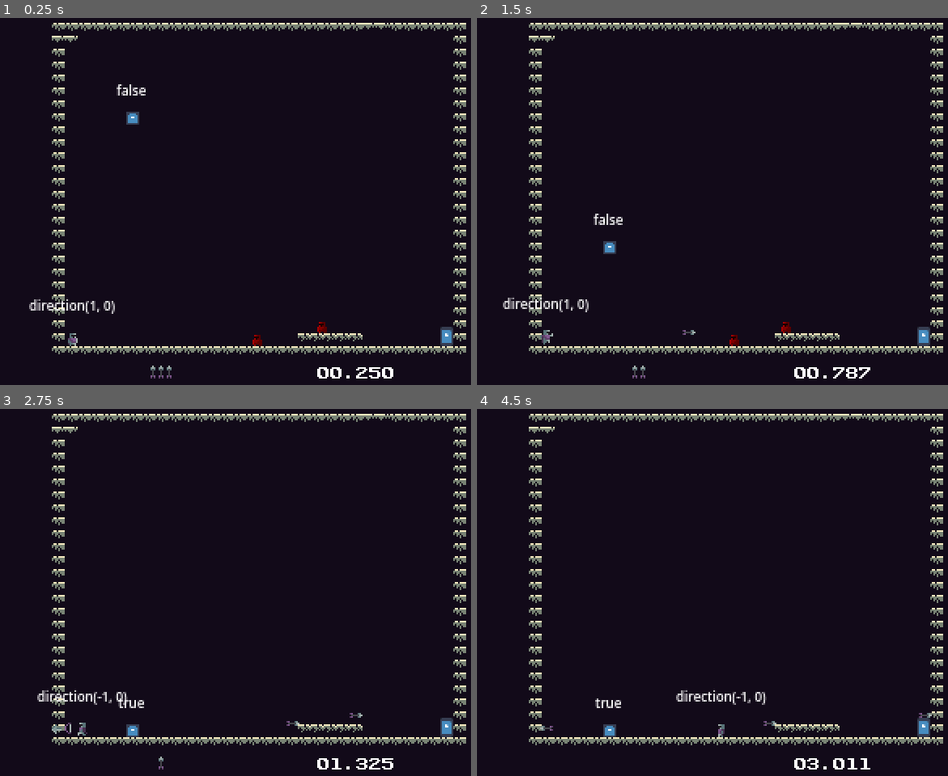
Above: before the commit, frames 1-4 (two rows, left to right).
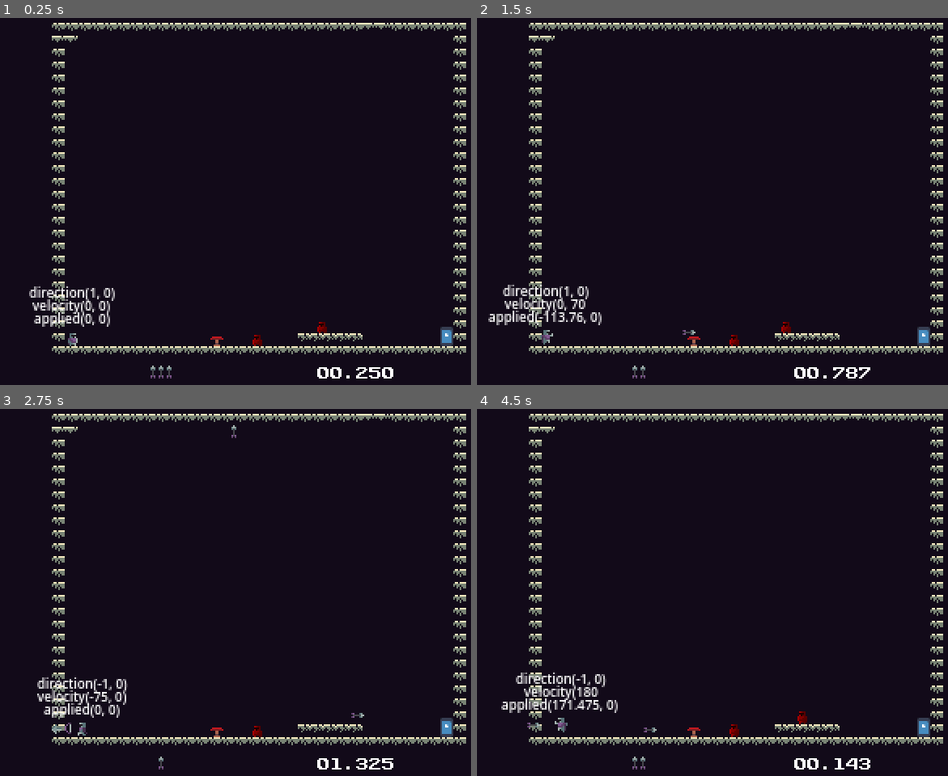
Above: after the commit, the same moments.

Repository: MadDevInc/Gladitta
Game: Godot game, scene res://ambiente_de_teste.tscn
The game is run twice, just before and just after one commit, with the same random seed, the same clock (stepped at 60 frames per second) and the same inputs. The engine's default icon, where the game draws it, is replaced by a stand-in: a white triangle on a blue panel in a dark square.
Inputs (mouse positions are in pixels of both pictures, inside the frame that each line leads up to):
- Up to frame 1 (0.25 s): no input
- Up to frame 2 (1.5 s): move the mouse to (849, 172) at 0.52 s; hold , (shoot) 0.53-1.28 s; hold D (move_right) from 0.53 s (still down); tap Space (jump) at 0.77 s; move the mouse to (632, 208) at 1.27 s; click (632, 208) at 1.35 s
- Up to frame 3 (2.75 s): tap Space (jump) at 1.52 s; tap , (shoot) at 1.55 s; move the mouse to (310, 497) at 2.02 s; release D (move_right) at 2.03 s; hold A (move_left) from 2.03 s (still down); hold , (shoot) from 2.03 s (still down)
- Up to frame 4 (4.5 s): move the mouse to (707, 658) at 2.77 s; release A (move_left) at 2.78 s; release , (shoot) at 2.78 s; hold D (move_right) 2.78-4.28 s; tap , (shoot) at 2.85, 4.35 s; tap Space (jump) at 3.02, 3.77 s; move the mouse to (891, 640) at 3.52 s; hold , (shoot) 3.53-4.28 s; click (891, 640) at 3.6 s; tap R (reset, bound only after the commit) at 4.15 s; move the mouse to (580, 522) at 4.27 s; hold A (move_left) from 4.28 s (still down)

The runs differ from the first frame. In frame 1, 1.2% of the frame differs, in the area x 6-48%, y 18-90%; in frame 2, 1.3%; in frame 3, 1.2%; in frame 4, 1.9%, in the area x 5-97%, y 71-99%.

Commit message:
Fixed Player Shooting Bugs - Discarded Bomb - Added Spring (Needs Implementation

Diff:
--- a/gladitta/Scenes/Characters/Player/Arrow/arrow.gd
+++ b/gladitta/Scenes/Characters/Player/Arrow/arrow.gd
@@ -11,10 +11,10 @@
 
 func set_direction(new_dir):
 	dir = new_dir
-	self.look_at(dir)
+	self.look_at(Vector2(global_position.x, global_position.y + dir.y))
 
 func _process(delta: float) -> void:
-	#print(velocity)
+	print(velocity)
 	velocity = dir * SPEED * delta
 	collision = move_and_collide(velocity)
 	if collision != null:
@@ -24,4 +24,5 @@
 			#set_process(false)
 
 func launch(direction):
-	dir = direction
+	velocity = Vector2.ZERO
+	set_direction(direction)
--- a/gladitta/Scenes/Characters/Player/Arrow/arrow.tscn
+++ b/gladitta/Scenes/Characters/Player/Arrow/arrow.tscn
@@ -6,7 +6,7 @@
 [sub_resource type="RectangleShape2D" id="RectangleShape2D_4y2wk"]
 size = Vector2(6, 3)
 
-[node name="Arrow" type="CharacterBody2D" groups=["Arrow", "Projectile", "Solid"]]
+[node name="Arrow" type="CharacterBody2D" groups=["Arrow", "Solid"]]
 disable_mode = 1
 script = ExtResource("1_u16h1")
 
--- a/gladitta/Scenes/Characters/Player/player.gd
+++ b/gladitta/Scenes/Characters/Player/player.gd
@@ -14,6 +14,8 @@
 
 var direction = Vector2(1, 0)
 
+var shoot_direction = Vector2()
+
 var arrow_scene = preload("res://Scenes/Characters/Player/Arrow/arrow.tscn")
 
 @export var max_arrows = 3
@@ -23,6 +25,8 @@
 
 func _physics_process(delta: float) -> void:
 	$Label.text = "direction" + str(direction).pad_decimals(0)
+	$Label.text += "\nvelocity" + str(velocity).pad_decimals(0)
+	$Label.text += "\napplied" + str(applied_forces)
 	if Input.is_action_just_pressed("reset"):
 		kill()
 
@@ -56,26 +60,31 @@
 		Engine.time_scale = 0.05
 		$DirectionPivot.show()
 	if Input.is_action_just_released("shoot") and arrow_count > 0:
+		shoot_direction = direction
 		Engine.time_scale = 1.0
 		$DirectionPivot.hide()
 		instantiate_arrow()
 
-	if Input.is_action_pressed("move_right") and applied_forces.length() < 1.0:
-		velocity.x = MAX_velocity
+	if Input.is_action_pressed("move_right"):
 		move_sword("right")
 		direction = Vector2(1, 0)
-	elif Input.is_action_pressed("move_left") and applied_forces.length() < 1.0:
-		velocity.x = -MAX_velocity
+	elif Input.is_action_pressed("move_left"):
 		move_sword("left")
 		direction = Vector2(-1, 0)
 	else:
-		velocity.x = 0.0
 		if !$AnimatedSprite2D.flip_h:
 			direction = Vector2(1, 0)
 			move_sword("right")
 		else:
 			direction = Vector2(-1, 0)
 			move_sword("left")
+
+	if Input.is_action_pressed("move_right") and applied_forces.length() < 1.0:
+		velocity.x = MAX_velocity
+	elif Input.is_action_pressed("move_left") and applied_forces.length() < 1.0:
+		velocity.x = -MAX_velocity
+	else:
+		velocity.x = 0.0
 
 	if Input.is_action_pressed("move_down"):
 		move_sword("down")
@@ -116,16 +125,20 @@
 			arrow_count += 1
 			body.queue_free()
 
-func launch(dir):
+func knockback(dir):
 	velocity.y = dir.y * -250
 	applied_forces.x = dir.x * -200
+
+func launch(dir):
+	velocity.y = dir.y * 300
+	applied_forces.x = dir.x * 250
 
 func _on_sword_body_entered(body: Node2D) -> void:
 	if body != self:
 		if $Sword.position.y == 0 and !is_on_floor():
-			launch(Vector2($Sword.position.x/8, 0.25))
+			knockback(Vector2($Sword.position.x/8, 0.25))
 		else:
-			launch($Sword.position/8)
+			knockback($Sword.position/8)
 
 func move_sword(new_direction):
 	if $Sword/AnimationPlayer.is_playing():
@@ -154,26 +167,27 @@
 			$Sword/CollisionShape2D.rotation_degrees = 90
 
 func instantiate_arrow():
-	if direction.y == 1 and is_on_floor():
+	if shoot_direction.y == 1 and is_on_floor():
 		return
 
 	arrow_count -= 1
 
 	var arrow_instance = arrow_scene.instantiate()
-	arrow_instance.set_direction(direction)
+	arrow_instance.set_direction(shoot_direction)
 	get_parent().get_node("Arrows").add_child(arrow_instance)
 	arrow_instance.global_position = $DirectionPivot/Bow.global_position
 
-	if direction.y == 0.0:
-		launch(Vector2(direction.x, 0.25))
-	elif direction.y == 1 and direction.x == 0:
-		launch(direction * 0.85)
+	if shoot_direction.y == 0.0:
+		knockback(Vector2(shoot_direction.x, 0.25))
+	elif shoot_direction.y == 1 and shoot_direction.x == 0:
+		knockback(shoot_direction * 0.85)
 	else:
-		launch(direction * 0.75)
+		knockback(shoot_direction * 0.75)
 
 func kill():
 	self.global_position = initial_position
 	arrow_count = max_arrows
+	$AnimatedSprite2D.flip_h = false
 	death.emit()
 
 func get_arrow_count():
--- a/gladitta/Scenes/Levels/LevelEnding/level_ending.gd
+++ b/gladitta/Scenes/Levels/LevelEnding/level_ending.gd
@@ -3,6 +3,8 @@
 signal level_finished
 
 @export var locked = true
+
+var reset_lock = locked
 
 var is_player_inside = false
 
@@ -20,3 +22,6 @@
 func _process(_delta: float) -> void:
 	if is_player_inside and !locked:
 		level_finished.emit()
+
+func reset():
+	locked = reset_lock
--- a/gladitta/Scenes/Levels/Template/level_template.gd
+++ b/gladitta/Scenes/Levels/Template/level_template.gd
@@ -16,5 +16,6 @@
 
 func _on_player_death() -> void:
 	$CanvasLayer/Timer.reset()
+	$LevelEnding.reset()
 	for child in $Arrows.get_children():
 		child.queue_free()
--- a/gladitta/Scenes/PowerUps/Bomb/bomb.gd
+++ /dev/null
@@ -1,38 +0,0 @@
-extends CharacterBody2D
-
-const GRAVITY = 800.0
-const TERMINAL_FALLING_VELOCITY = 150.0
-const SPEED = 250.0
-
-var triggered = false
-
-func _physics_process(delta: float) -> void:
-	$Label.text = str(triggered)
-	if not is_on_floor():
-		velocity.y += GRAVITY * delta
-		velocity.y = clamp(velocity.y, -INF, TERMINAL_FALLING_VELOCITY)
-
-	velocity.x = lerp(velocity.x, 0.0, 0.05)
-
-	move_and_slide()
-
-func launch(direction):
-	velocity.y = direction.y * 200
-	velocity.x = direction.x * SPEED
-
-func _on_detector_body_entered(body: Node2D) -> void:
-	if body != self:
-		if body.is_in_group("Arrow"):
-			if !triggered:
-				launch(body.get_direction())
-			else:
-				explode()
-		triggered = true
-
-func explode():
-	for body in $Detector.get_overlapping_bodies():
-		if body is not TileMapLayer and body != self:
-			print(body)
-			body.launch( (body.global_position - self.global_position).normalized() )
-	await get_tree().create_timer(0.2).timeout
-	self.queue_free()
--- a/gladitta/Scenes/PowerUps/Bomb/bomb.tscn
+++ /dev/null
@@ -1,39 +0,0 @@
-[gd_scene load_steps=5 format=3 uid="uid://bcihlg3c0g46"]
-
-[ext_resource type="Script" path="res://Scenes/PowerUps/Bomb/bomb.gd" id="1_4vbei"]
-[ext_resource type="Texture2D" uid="uid://dmdeye7ghf383" path="res://icon.svg" id="1_ov426"]
-
-[sub_resource type="RectangleShape2D" id="RectangleShape2D_1asgu"]
-size = Vector2(8, 8)
-
-[sub_resource type="RectangleShape2D" id="RectangleShape2D_71x1j"]
-size = Vector2(9, 9)
-
-[node name="Bomb" type="CharacterBody2D" groups=["Solid"]]
-script = ExtResource("1_4vbei")
-metadata/_edit_vertical_guides_ = [4.0]
-metadata/_edit_horizontal_guides_ = [-4.0]
-
-[node name="CollisionShape2D" type="CollisionShape2D" parent="."]
-shape = SubResource("RectangleShape2D_1asgu")
-
-[node name="Sprite2D" type="Sprite2D" parent="."]
-scale = Vector2(0.0625, 0.0625)
-texture = ExtResource("1_ov426")
-
-[node name="Detector" type="Area2D" parent="."]
-
-[node name="CollisionShape2D" type="CollisionShape2D" parent="Detector"]
-shape = SubResource("RectangleShape2D_71x1j")
-
-[node name="Label" type="Label" parent="."]
-offset_left = -20.0
-offset_top = -30.0
-offset_right = 20.0
-offset_bottom = -3.0
-theme_override_font_sizes/font_size = 8
-text = " "
-horizontal_alignment = 1
-vertical_alignment = 1
-
-[connection signal="body_entered" from="Detector" to="." method="_on_detector_body_entered"]
--- /dev/null
+++ b/gladitta/Scenes/World/Spring/spring.gd
@@ -0,0 +1,6 @@
+extends Area2D
+
+func _on_body_entered(body: Node2D) -> void:
+	if body.is_in_group("Arrow") or body.is_in_group("Player"):
+		body.launch(Vector2(0, -1))
+		$AnimatedSprite2D.play("launch")
--- /dev/null
+++ b/gladitta/Scenes/World/Spring/spring.tscn
@@ -0,0 +1,43 @@
+[gd_scene load_steps=7 format=3 uid="uid://cctoxsupqu7tp"]
+
+[ext_resource type="Texture2D" uid="uid://c1hncxv671b1u" path="res://Scenes/World/Spring/Textures/trampolim.png" id="1_ah8kh"]
+[ext_resource type="Script" path="res://Scenes/World/Spring/spring.gd" id="1_ea6b8"]
+
+[sub_resource type="AtlasTexture" id="AtlasTexture_x4cgl"]
+atlas = ExtResource("1_ah8kh")
+region = Rect2(24, 0, 8, 8)
+
+[sub_resource type="AtlasTexture" id="AtlasTexture_du26l"]
+atlas = ExtResource("1_ah8kh")
+region = Rect2(32, 0, 8, 8)
+
+[sub_resource type="SpriteFrames" id="SpriteFrames_n7n7d"]
+animations = [{
+"frames": [{
+"duration": 1.0,
+"texture": SubResource("AtlasTexture_x4cgl")
+}, {
+"duration": 1.0,
+"texture": SubResource("AtlasTexture_du26l")
+}],
+"loop": false,
+"name": &"launch",
+"speed": 15.0
+}]
+
+[sub_resource type="RectangleShape2D" id="RectangleShape2D_810ku"]
+size = Vector2(8, 8)
+
+[node name="Spring" type="Area2D" groups=["Solid"]]
+script = ExtResource("1_ea6b8")
+
+[node name="AnimatedSprite2D" type="AnimatedSprite2D" parent="."]
+sprite_frames = SubResource("SpriteFrames_n7n7d")
+animation = &"launch"
+frame = 1
+frame_progress = 1.0
+
+[node name="CollisionShape2D" type="CollisionShape2D" parent="."]
+shape = SubResource("RectangleShape2D_810ku")
+
+[connection signal="body_entered" from="." to="." method="_on_body_entered"]
--- a/gladitta/ambiente_de_teste.tscn
+++ b/gladitta/ambiente_de_teste.tscn
@@ -1,7 +1,7 @@
 [gd_scene load_steps=4 format=4 uid="uid://cntumncfy3npw"]
 
 [ext_resource type="PackedScene" uid="uid://c3wi3k4u6gdm7" path="res://Scenes/Levels/Template/level_template.tscn" id="1_5ohy6"]
-[ext_resource type="PackedScene" uid="uid://bcihlg3c0g46" path="res://Scenes/PowerUps/Bomb/bomb.tscn" id="2_xrq5m"]
+[ext_resource type="PackedScene" uid="uid://cctoxsupqu7tp" path="res://Scenes/World/Spring/spring.tscn" id="3_20uff"]
 [ext_resource type="PackedScene" uid="uid://cur55mkndr5k6" path="res://Scenes/Characters/Enemy/EnemySpawner/enemy_spawner.tscn" id="3_ona6a"]
 
 [node name="AmbienteDeTeste" instance=ExtResource("1_5ohy6")]
@@ -17,5 +17,5 @@
 moving = true
 direction = -1
 
-[node name="Bomb" parent="." index="7" instance=ExtResource("2_xrq5m")]
-position = Vector2(82, 50)
+[node name="Spring" parent="." index="7" instance=ExtResource("3_20uff")]
+position = Vector2(134, 212)
--- a/gladitta/project.godot
+++ b/gladitta/project.godot
@@ -26,7 +26,6 @@
 
 [global_group]
 
-Projectile=""
 Sword=""
 Player=""
 Enemy=""
@@ -91,6 +90,7 @@
 reset={
 "deadzone": 0.5,
 "events": [Object(InputEventJoypadButton,"resource_local_to_scene":false,"resource_name":"","device":-1,"button_index":10,"pressure":0.0,"pressed":true,"script":null)
+, Object(InputEventKey,"resource_local_to_scene":false,"resource_name":"","device":-1,"window_id":0,"alt_pressed":false,"shift_pressed":false,"ctrl_pressed":false,"meta_pressed":false,"pressed":false,"keycode":0,"physical_keycode":82,"key_label":0,"unicode":114,"location":0,"echo":false,"script":null)
 ]
 }
 
Binary file added: gladitta/Scenes/World/Spring/Textures/trampolim.png
Not shown, added: gladitta/Scenes/World/Spring/Textures/trampolim.png.import
